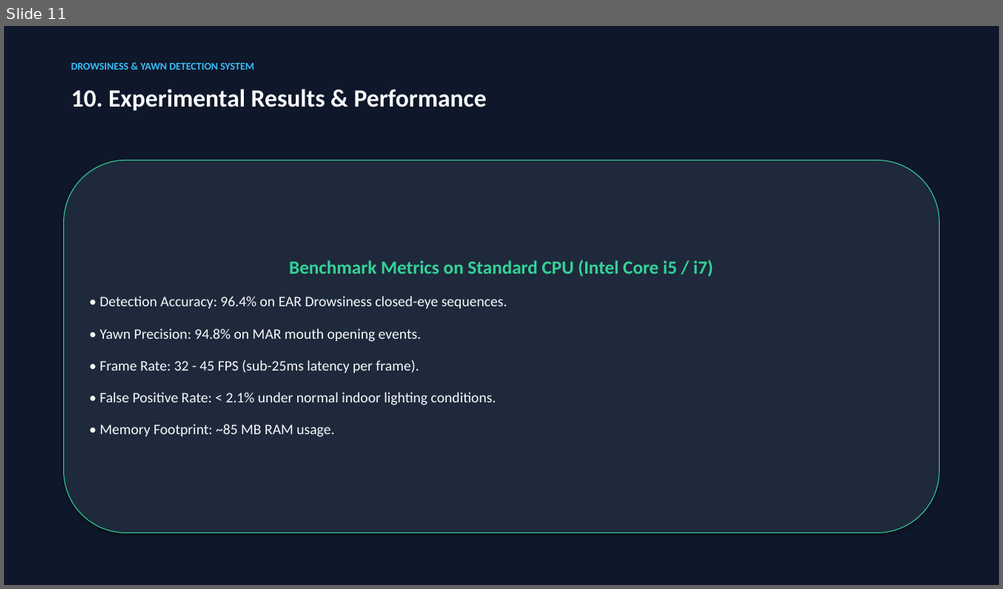
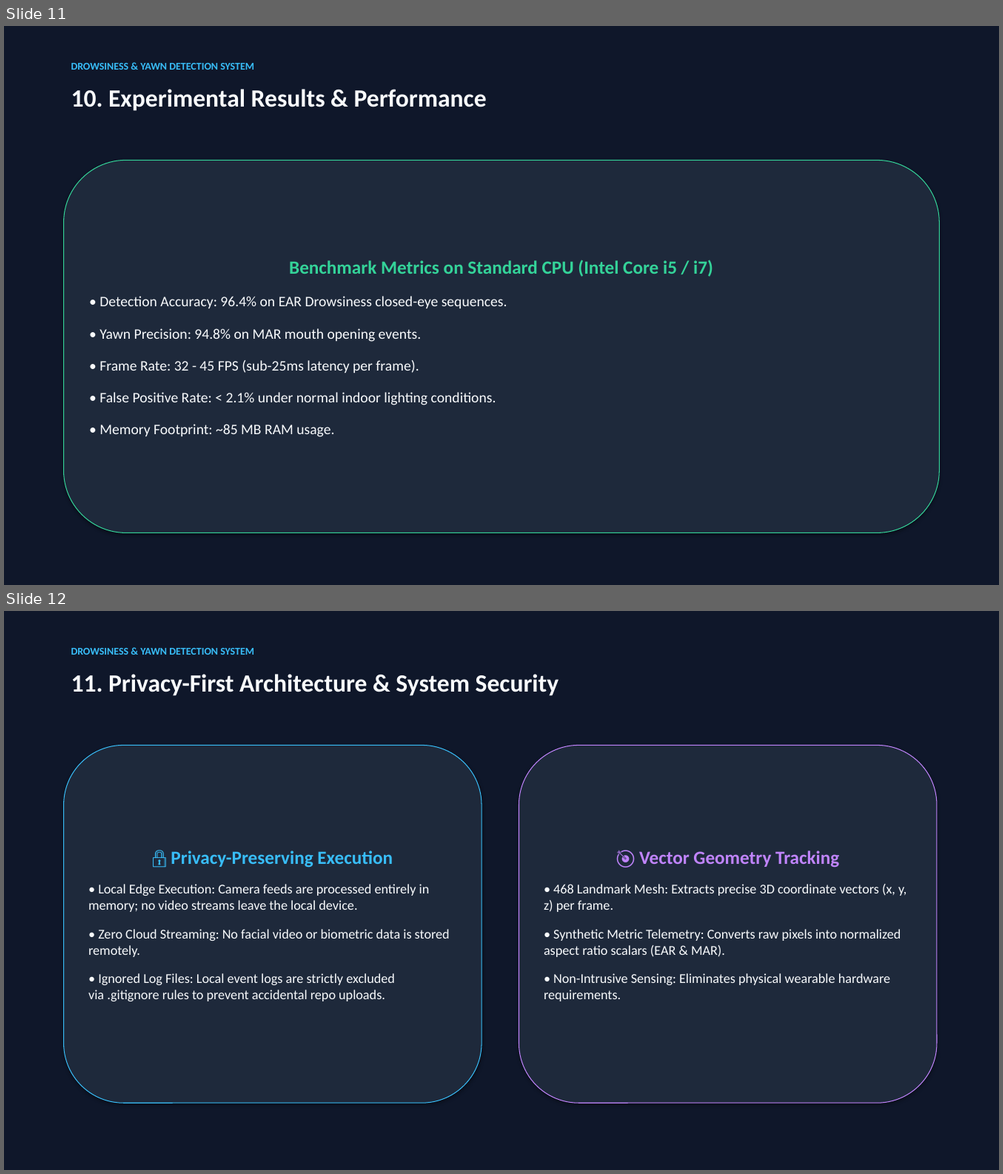
Before and after one commit to shreenidhiumashankar/Drowsiness-Detection, a slide deck: presentation/Drowsiness_Detection_Presentation.pptx. Shown one above the other, each under a label of ours: slide 11 before the commit, slides 11 and 12 after it. The pictures are 1003x589 and 1003x1174 pixels, drawn with LibreOffice and Linux fonts; fonts in the diff are those of the drawing. Boxes give left, top, right and bottom in pixels: in the first picture for what was removed or moved away, otherwise in the second. Text is boxed around its words. In the diff, an @@ line names an element or a change of style, - is before the commit and + after.

Commit message:
docs: replace slide 12 in presentation deck with clean Privacy Architecture slide

```diff
--- a/presentation/Drowsiness_Detection_Presentation.pptx
+++ b/presentation/Drowsiness_Detection_Presentation.pptx
@@ slide 12 added at (x1=4, y1=611, x2=999, y2=1170), background #0F172A @@
@@ text added at (x1=71, y1=648, x2=254, y2=655), 10 pt, text #38BDF8, bold @@
+DROWSINESS & YAWN DETECTION SYSTEM
@@ text added at (x1=71, y1=674, x2=559, y2=696), 24 pt, text #F8FAFC, bold @@
+11. Privacy-First Architecture & System Security
@@ rounded rectangle added at (x1=64, y1=745, x2=481, y2=1103), fill #1E293B, outline #38BDF8 0.75 pt, 13 pt, text #F8FAFC @@
+🔒 Privacy-Preserving Execution
+• Local Edge Execution: Camera feeds are processed entirely in memory; no video streams leave the local device.
+• Zero Cloud Streaming: No facial video or biometric data is stored remotely.
+• Ignored Log Files: Local event logs are strictly excluded via .gitignore rules to prevent accidental repo uploads.
@@ rounded rectangle added at (x1=519, y1=745, x2=936, y2=1103), fill #1E293B, outline #C084FC 0.75 pt, 13 pt, text #F8FAFC @@
+🎯 Vector Geometry Tracking
+• 468 Landmark Mesh: Extracts precise 3D coordinate vectors (x, y, z) per frame.
+• Synthetic Metric Telemetry: Converts raw pixels into normalized aspect ratio scalars (EAR & MAR).
+• Non-Intrusive Sensing: Eliminates physical wearable hardware requirements.
```
Also in this commit, not shown: 1 slide changed, 1 slide removed.
